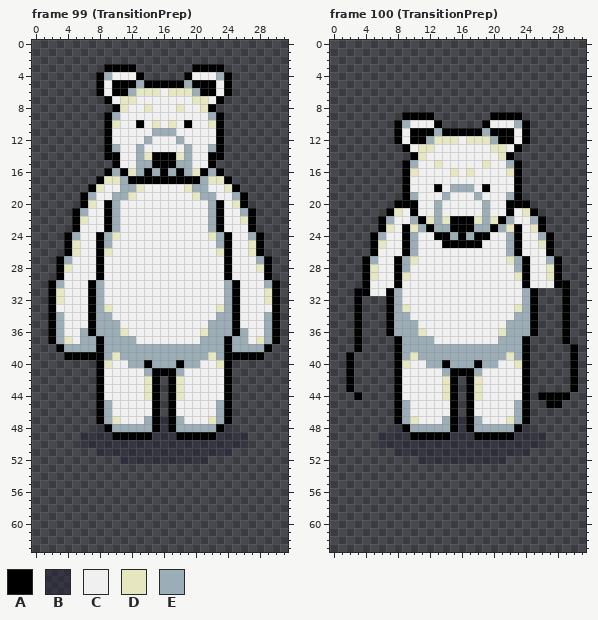
Edited in one commit: pixel-art file (art/player.aseprite). The picture above was drawn from the file before the commit.
32x64 pixels, 114 frames. Shown: frame 99 (TransitionPrep), frame 100 (TransitionPrep). The commit also changed other frames, which this record leaves out.
Visible layers, top first: "Layer 2", "Layer 1" opacity 45%.
Palette (. is transparent): A #000000  B #22203473  C #f0f0f0  D #e6e6c0  E #9badb7
Pixels before, frame 99 (TransitionPrep), first column x 2:
 3 .......AAAA.......AAAA.......
 4 ......AECCCA.....ACCCEA......
 5 ......ACAAAEAAAAAEAAACA......
 6 ......ACAAEDDDCDDDEAACA......
 7 .......ACDDCCCCCCCDDCA.......
 8 ........ADCCDCCCDCCDA........
 9 .......AECCCCCCCCCCCEA.......
10 .......ADCCACDCDCACCDA.......
11 .......ACCCCCEEECCCCCA.......
12 .......ACCCCECCCECCCCA.......
13 .......AECCECCCCCECCEA.......
14 .......AACCEDAAADECCAA.......
15 ........ACCEEAAAEECCA........
16 .......AEADEAEAEAEDAEA.......
17 ......ADDEAAAAAAAAAEDDA......
18 .....ADCCEEDCCCCCDEECCDA.....
19 ....AECCEEDCCCCCCCDEECCEA....
20 ....ADCAECCCCCCCCCCCEACDA....
21 ...AECCAECCCCCCCCCCCEACCEA...
22 ...ADCCAECCCCCCCCCCCEACCDA...
23 ...ACCCAECCCCCCCCCCCEACCCA...
24 ..AECCAEDCCCCCCCCCCCDEACCEA..
25 ..ADCCAECCCCCCCCCCCCCEACCDA..
26 ..ADCCADCCCCCCCCCCCCCDACCDA..
27 .AECCCACCCCCCCCCCCCCCCACCCEA.
28 .ADCCCACCCCCCCCCCCCCCCACCCDA.
29 .ACCCCACCCCCCCCCCCCCCCACCCCA.
30 AECCCAECCCCCCCCCCCCCCCEACCCEA
31 ADCCCAECCCCCCCCCCCCCCCEACCCDA
32 ADCCCAECCCCCCCCCCCCCCCEACCCDA
33 ACCCCAEDCCCCCCCCCCCCCDEACCCCA
34 AECCCAEECCCCCCCCCCCCCEEACCCEA
35 AECCCAEEECCCCCCCCCCCEEEACCCEA
36 AECCEAEEEDCCCCCCCCCDEEEAECCEA
37 AEDCEEAEEEECCCCCCCCEEEAEECDEA
38 .AEEEEAEEEEEEEEEEEEEEEAEEEEA.
39 ..AAAAAEDEEEEEEEEEEEDEAAAAA..
40 ......ADCCEEAEEEAEECCDA......
41 ......ACCCCCEAAAECCCCCA......
42 ......ACCCCCDA.ADCCCCCA......
43 ......ACCCCCDA.ADCCCCCA......
44 ......ACCCCCDA.ADCCCCCA......
45 ......AECCCCCA.ACCCCCEA......
46 ......AECCCCCA.ACCCCCEA......
47 ......AEDCCCEABAECCCDEA......
48 ......BAEEEEEABAEEEEEAB......
49 ....BBBBAAAAABBBAAAAABBBB....
50 ....BBBBBBBBBBBBBBBBBBBBB....
51 ......BBBBBBBBBBBBBBBBB......
52 .........BBBBBBBBBBB.........
Pixels before, frame 100 (TransitionPrep), first column x 2:
 9 .......AAAA.......AAAA.......
10 ......AECCCA.....ACCCEA......
11 ......ACAAAEAAAAAEAAACA......
12 ......ACAAEDDDCDDDEAACA......
13 .......ACDDCCCCCCCDDCA.......
14 ........ADCCCCCCCCCDA........
15 .......AECCDCCCCCDCCEA.......
16 .......ADCCCCDCDCCCCDA.......
17 .......ACCCCCCCCCCCCCA.......
18 .......ACCCACEEECACCCA.......
19 .......AECCCECCCECCCEA.......
20 ......AAACCECCCCCECCAAA......
21 .....ADCACCECCCCCECCACDA.....
22 ....AECCEADEDAAADEDAECCEA....
23 ....ADCADEAEEAAAEEAEDACDA....
24 ...AECCAECCAAEAEAACCEACCEA...
25 ...ADCCAECCCAAAAACCCEACCDA...
26 ...ACCCAECCCCCCCCCCCEACCCA...
27 ..AECCAEDCCCCCCCCCCCDEACCEA..
28 ..ADCCAECCCCCCCCCCCCCEACCDA..
29 ..ADCCADCCCCCCCCCCCCCDACCDA..
30 ..ACCCACCCCCCCCCCCCCCCACCCAA.
31 .AACCAECCCCCCCCCCCCCCCEA...A.
32 .A...AECCCCCCCCCCCCCCCEA...A.
33 .A...AEDCCCCCCCCCCCCCDEA...A.
34 .A...AEECCCCCCCCCCCCCEEA...A.
35 .A...AEEECCCCCCCCCCCEEEA...A.
36 .A...AEEEDCCCCCCCCCDEEEA...A.
37 .A....AEEEECCCCCCCCEEEA....A.
38 .A....AEEEEEEEEEEEEEEEA.....A
39 A.....AEDEEEEEEEEEEEDEA.....A
40 A.....ADCCEEAEEEAEECCDA.....A
41 A.....ACCCCCEAAAECCCCCA.....A
42 A.....ACCCCCDA.ADCCCCCA.....A
43 A.....ACCCCCDA.ADCCCCCA.....A
44 .A....ACCCCCDA.ADCCCCCA.AAAA.
45 ......AECCCCCA.ACCCCCEA..AA..
46 ......AECCCCCA.ACCCCCEA......
47 ......AEDCCCEABAECCCDEA......
48 ......BAEEEEEABAEEEEEAB......
49 ....BBBBAAAAABBBAAAAABBBB....
50 ....BBBBBBBBBBBBBBBBBBBBB....
51 ......BBBBBBBBBBBBBBBBB......
52 .........BBBBBBBBBBB.........
After:
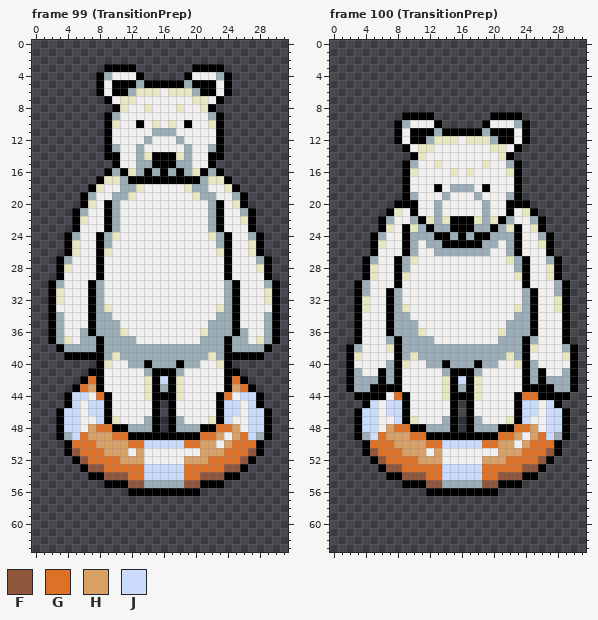
Colours new in this view: F #8f563b  G #df7126  H #d9a066  J #cbdbfc
From old to new:
layer "Layer 4" now shown
Changed rows in their new state; - is an unchanged pixel.
Frame 99 (TransitionPrep), layer "Layer 4":
first column x 3:
41 ----A-----------------A----
42 ---AG--------J--------GA---
43 --AGH--------E--------HGA--
44 -AJJCGA------A------AGCJJA-
45 -AJCJJA-------------AJJCJA-
46 AJJCJJA-------------AJJCJJA
47 AJJCCJA-------------AJCCJJA
48 AJJCHGGAA---------AAGGHCJJA
49 AEJGHHHGG---AAA---GGHCHGJEA
50 -AGGGHHHHGGJJJJJGGHHCHGGGA-
51 -AFGGGHHHCHCCCCCCCHHHGGGFA-
52 --AFGGGGHHHCCCCCHHHGGGGFA--
53 ---AFFGGGGGJJJJJGGGGGFFA---
54 ----AAFFFGGJJJJJGGFFFAA----
55 ------AAAFFEEEEEFFAAA------
56 ---------AAAAAAAAA---------
Frame 100 (TransitionPrep), layer "Layer 4":
first column x 11:
24 EE-------EE
25 -EE-----EE-
26 --EEEEEEE--
first column x 2:
30 -AE-----------------------E-
31 --E---------------------CCE-
32 --DCC-------------------CCD-
33 --DCC-------------------CCD-
34 --CCC-------------------CCC-
35 --CCC-------------------CCC-
36 --CCC-------------------CCC-
37 --CCCE-----------------ECCC-
38 AECCCD-----------------DCCCE
39 -DCCCC-----------------CCCCD
40 -CCCCE-----------------ECCCC
41 -ECCAE-----------------EACCE
42 -EEEAE--------J--------EAEEE
43 -EEAAA--------E--------AAAEE
44 --AAACGA------A------AGG----
45 --AJCJJA-------------AJJCJ--
46 -AJJCJJA-------------AJJCJJA
47 -AJJCCJA-------------AJCCJJA
48 -AJJCHGGAA---------AAGGHCJJA
49 -AEJGHHHGG---AAA---GGHCHGJEA
50 --AGGGHHHHGGJJJJJGGHHCHGGGA-
51 --AFGGGHHHCHCCCCCCCHHHGGGFA-
52 ---AFGGGGHHHCCCCCHHHGGGGFA--
53 ----AFFGGGGGJJJJJGGGGGFFA---
54 -----AAFFFGGJJJJJGGFFFAA----
55 -------AAAFFEEEEEFFAAA------
56 ----------AAAAAAAAA---------
Boxes around the changes in both pictures, in picture pixels (x1, y1, x2, y2):
changed: (56, 368, 272, 496)
changed: (418, 232, 506, 256)
changed: (346, 280, 570, 496)
